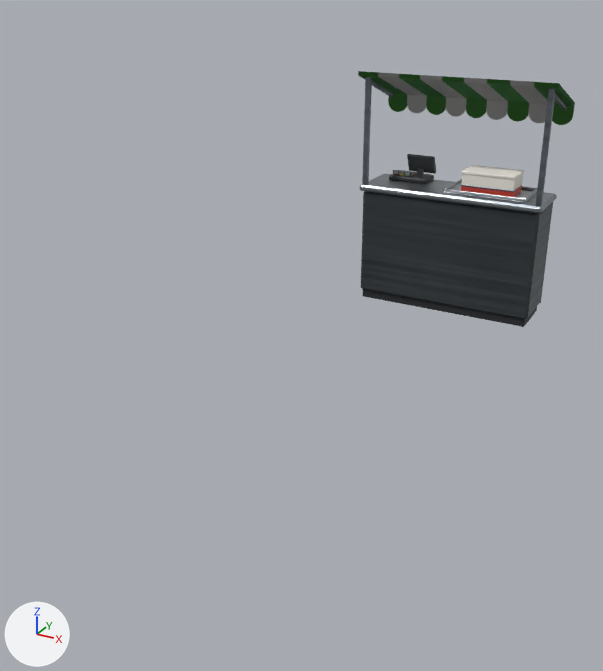
The glTF model godot/assets/models/stations/order_stand/order_stand.glb as it was, and as the next commit left it.
Rendered twice from a 50 mm lens placed at (2.03, -6.18, 2.51), pointed at (-0.18, -2.15, 0.5). Lighting does not change. The marker at lower left points along +X, +Y and +Z. The first picture is the older version. Where no turn or scale is listed for an object, it has been applied to the vertices.

In view in the first picture: 'awning_4', 'counter', 'tpv', 'tray'.
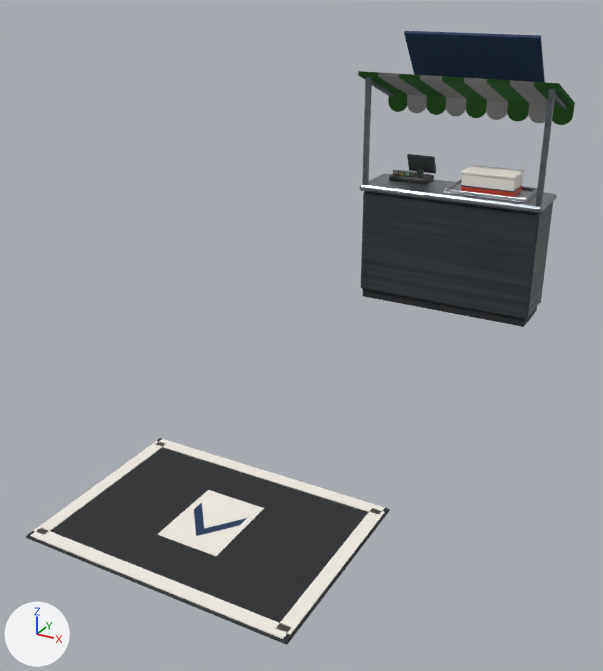
Boxes [x1, y1, x2, y2] around the edits, measured in the pictures (603 x 671 px):
'delivery_zone', added (black)
    after: [26, 438, 390, 645]
'DeliveryFrame', added
    after: [30, 439, 385, 639]
'OrderPlateFrame', added (blue)
    after: [404, 31, 545, 82]

The change, as a diff of the scene's bpy script:
```diff
--- a/godot/assets/models/stations/order_stand/order_stand.glb.py
+++ b/godot/assets/models/stations/order_stand/order_stand.glb.py
@@ img_kiosk_delivery_signs @@
+img_kiosk_delivery_signs = load_image('kiosk_delivery_signs', '_unpacked/kiosk_delivery_signs', 512, 512, 'sRGB')
@@ mat_kiosk_delivery_signs @@
+mat_kiosk_delivery_signs = principled_material('kiosk_delivery_signs')
+mat_kiosk_delivery_signs.texture = img_kiosk_delivery_signs
+mat_kiosk_delivery_signs.roughness = 0.82
@@ mat_delivery_zone_off @@
+mat_delivery_zone_off = principled_material('delivery_zone_off')
+mat_delivery_zone_off.texture = img_kiosk_delivery_signs
+mat_delivery_zone_off.roughness = 0.82
@@ me_cube_003 @@
+me_cube_003.from_pydata(...)  # 8 vertices, 12 faces; spans x -0.51..0.51, y -0.163..0.163, z -0.204..0.204
+me_cube_003.materials.append(mat_kiosk_delivery_signs)  # picture img_kiosk_delivery_signs
@@ me_cube_005 @@
+me_cube_005.from_pydata(...)  # 36 vertices, 50 faces; spans x -0.715..0.715, y -0.035..0.995, z -0.002..0.002
+me_cube_005.materials.append(mat_delivery_zone_off)  # picture img_kiosk_delivery_signs
@@ me_cube_004 @@
+me_cube_004.from_pydata(...)  # 24 vertices, 44 faces; spans x -0.725..0.725, y -0.525..0.525, z -0.008..0.008
+me_cube_004.materials.append(mat_mat_rubber)  # black #24272a
@@ ob_orderplateframe @@
+ob_orderplateframe = bpy.data.objects.new('OrderPlateFrame', me_cube_003)
+ob_orderplateframe.location = (0.0, 0.2, 1.88)
@@ ob_deliveryframe @@
+ob_deliveryframe = bpy.data.objects.new('DeliveryFrame', me_cube_005)
+ob_deliveryframe.location = (0.0, -3.88, 0.018)
@@ ob_delivery_zone @@
+ob_delivery_zone = bpy.data.objects.new('delivery_zone', me_cube_004)
+ob_delivery_zone.location = (0.0, -3.4, 0.008)
```
